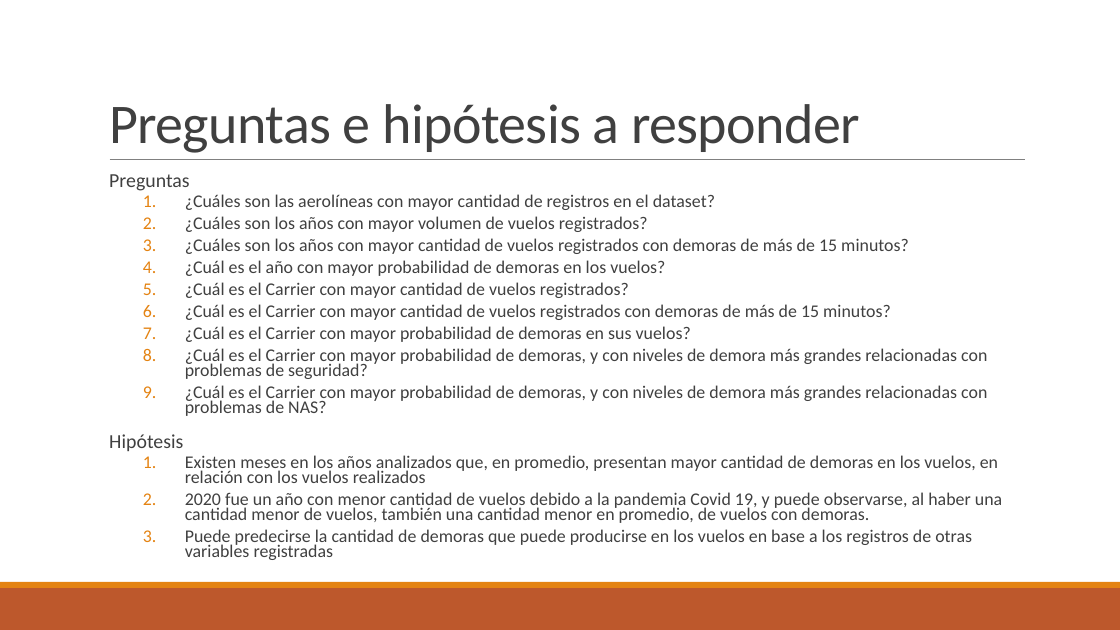
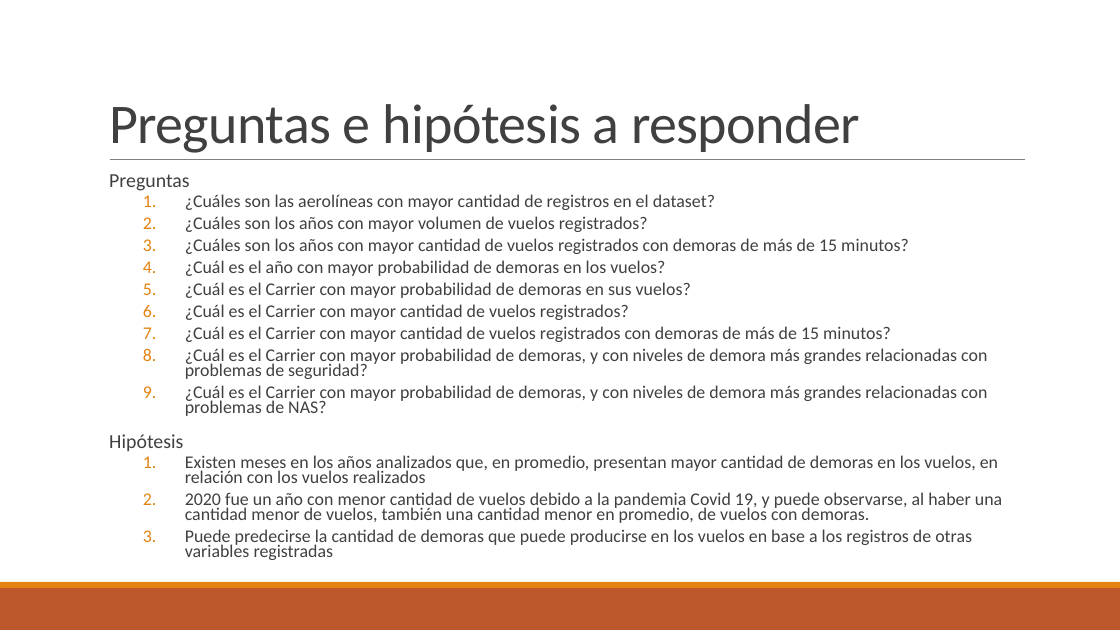
Before and after one commit to eghainze/Trabajo_Final_Data_Science_Coder_House, a slide deck: slide 3 of Análisis Exploratorio de demoras en vuelos de aerolíneas.pptx. Drawn at 1120x630 pixels with LibreOffice and Linux fonts; fonts in the diff are those of the drawing. Boxes give left, top, right and bottom in pixels: in the first picture for what was removed or moved away, otherwise in the second. Text is boxed around its words. In the diff, an @@ line names an element or a change of style, - is before the commit and + after.

Commit message:
Actualizado el power point corrigiendo orden de preguntas

```diff
--- a/Análisis Exploratorio de demoras en vuelos de aerolíneas.pptx
+++ b/Análisis Exploratorio de demoras en vuelos de aerolíneas.pptx
@@ text at <box>185,282,691,298</box>: paragraph added @@
+  5. ¿Cuál es el Carrier con mayor probabilidad de demoras en sus vuelos?
@@ text at <box>185,326,691,342</box>: paragraph removed @@
-  7. ¿Cuál es el Carrier con mayor probabilidad de demoras en sus vuelos?
```
Also in this commit, not shown: 1 other slide changed.
